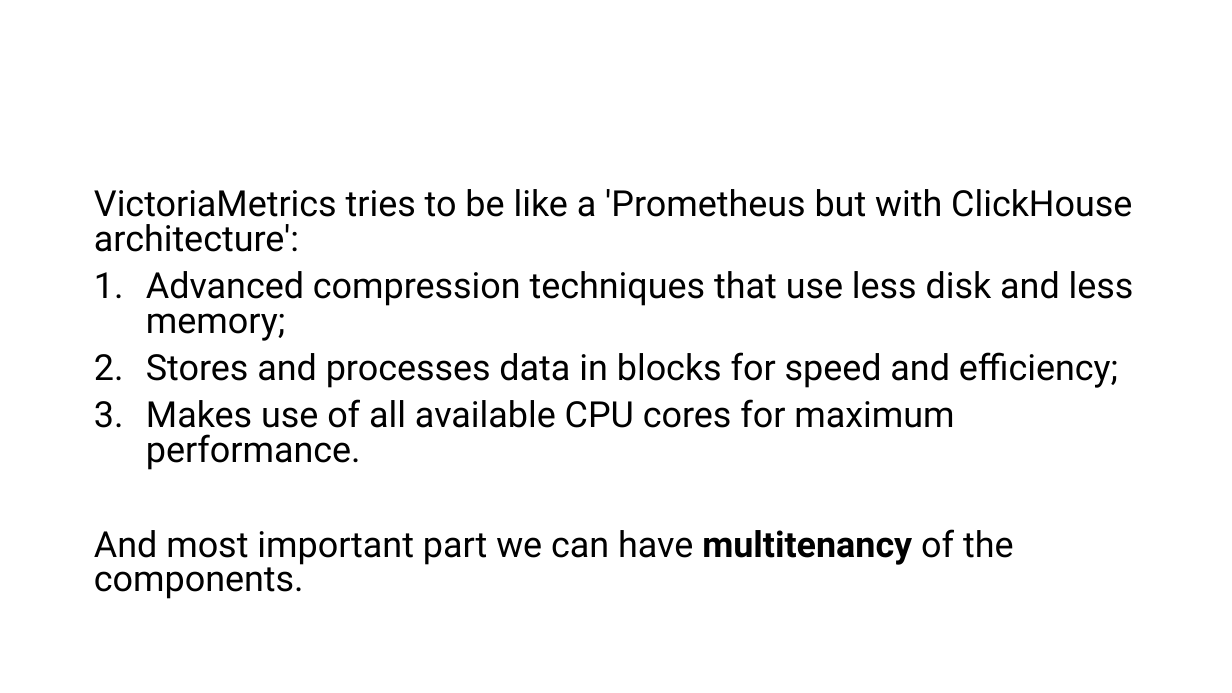
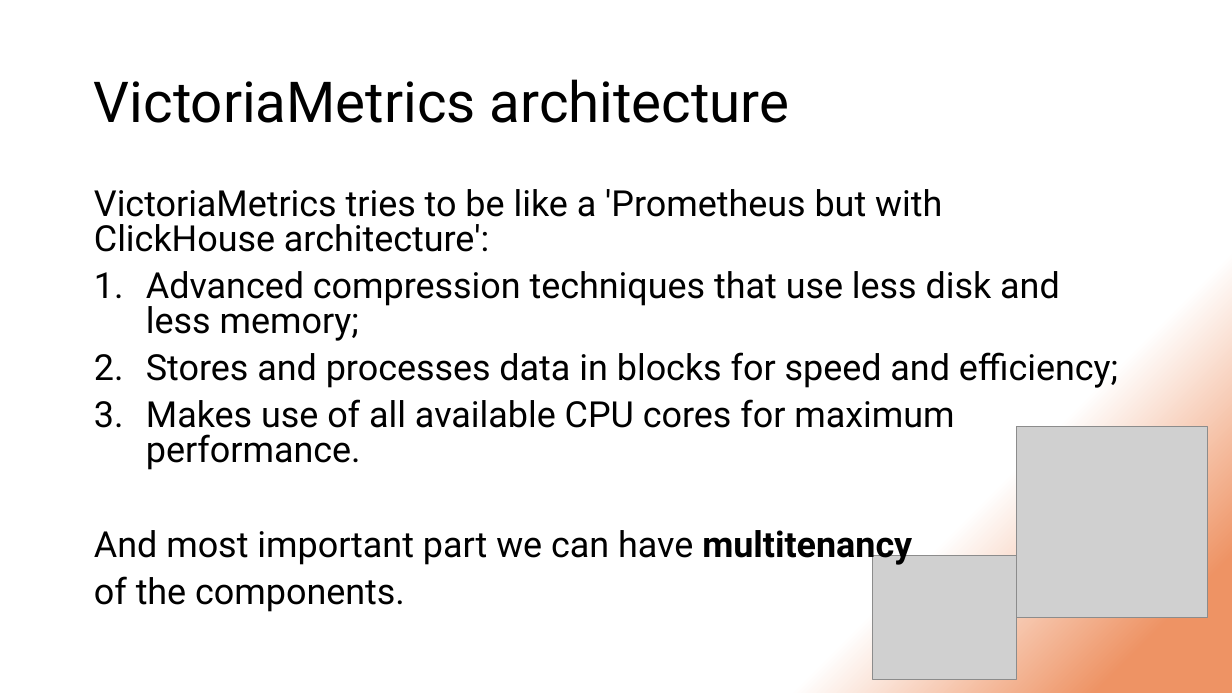
Before and after one commit to DStefanow/victoriametrics-poc, a slide deck: slide 23 of presentation-content/migrating-from-prometheus-to-vm.pptx. Drawn at 1232x693 pixels with LibreOffice and Linux fonts; fonts in the diff are those of the drawing; grey boxes stand for pictures. Boxes give left, top, right and bottom in pixels: in the first picture for what was removed or moved away, otherwise in the second. Text is boxed around its words. In the diff, an @@ line names an element or a change of style, - is before the commit and + after.

Commit message:
Change background for presentation

```diff
--- a/presentation-content/migrating-from-prometheus-to-vm.pptx
+++ b/presentation-content/migrating-from-prometheus-to-vm.pptx
@@ background #FFFFFF to gradient #FFFFFF to #EE9364 @@
@@ text added at (x1=94, y1=79, x2=790, y2=123), 44 pt, text #000000 @@
+VictoriaMetrics architecture
@@ picture added at (x1=1017, y1=427, x2=1208, y2=618) @@
@@ text at (x1=94, y1=530, x2=912, y2=612): text changed @@
-And most important part we can have multitenancy of the components.
+And most important part we can have multitenancy
+of the components.
@@ picture added at (x1=872, y1=555, x2=1017, y2=679) @@
```
Also in this commit, not shown: 46 other slides changed, 3 slides added, 3 slides removed.
